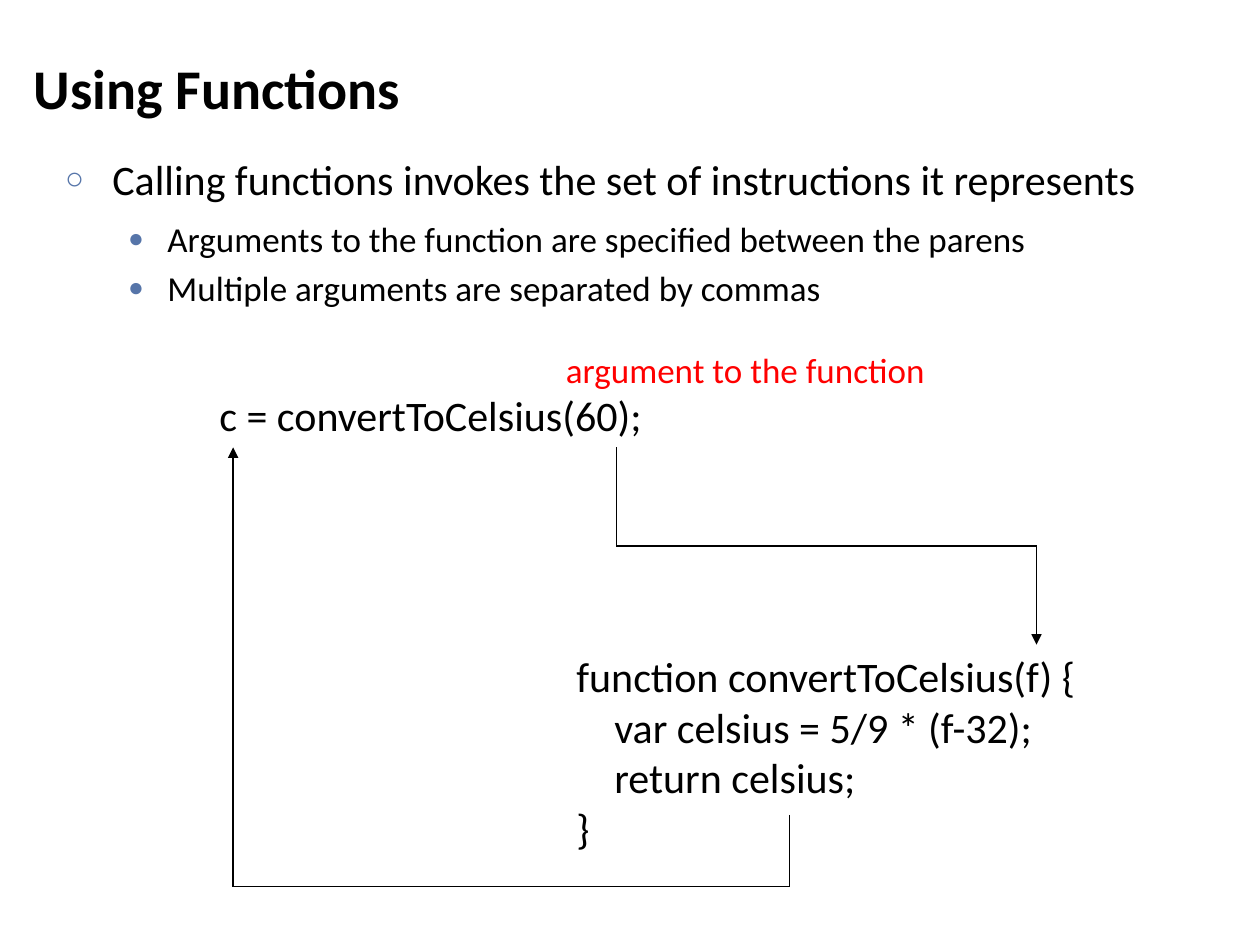
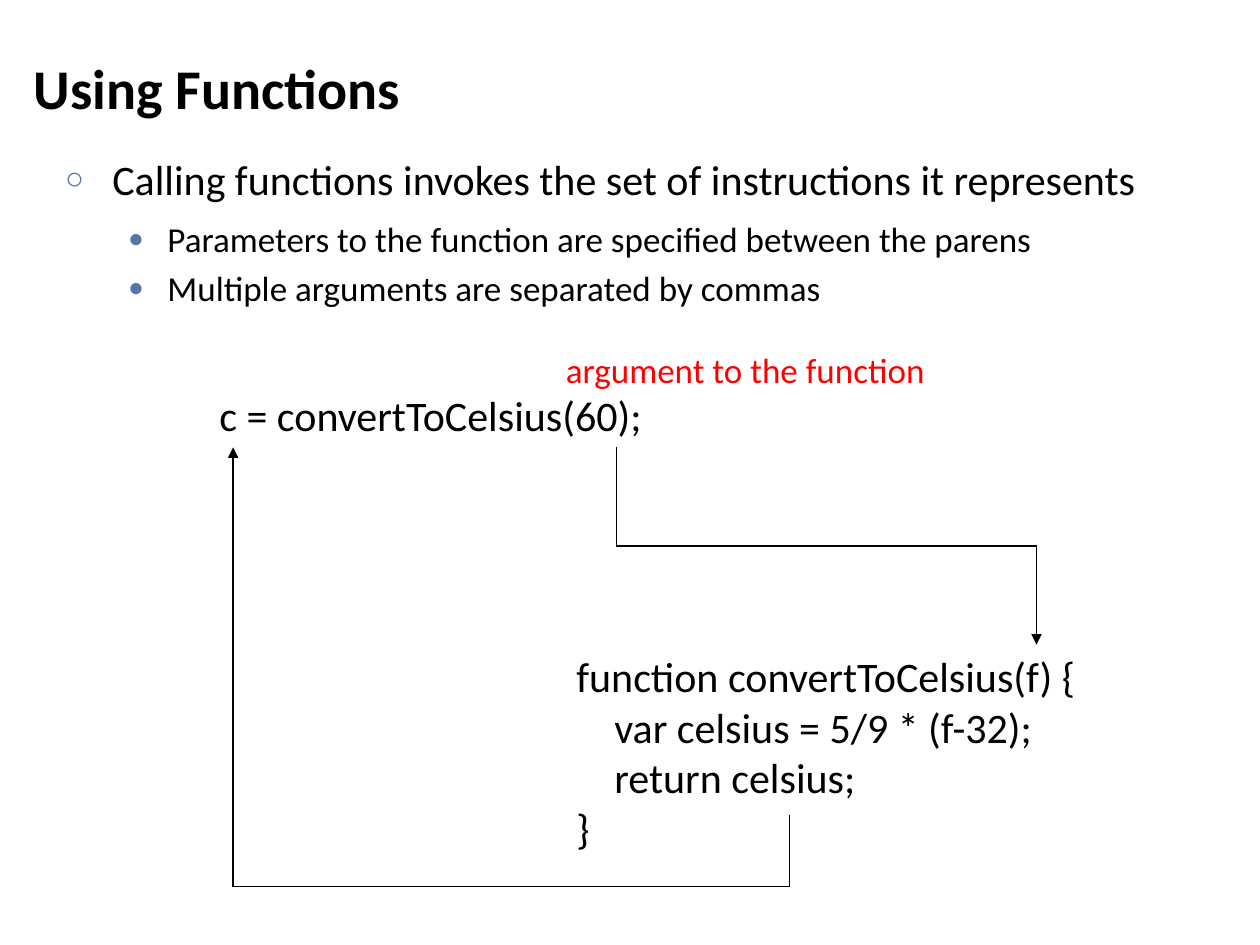
Before and after one commit to lintool/UMD-courses, a slide deck: slide 6 of slides/session05.pptx. Drawn at 1260x945 pixels with LibreOffice and Linux fonts; fonts in the diff are those of the drawing. Boxes give left, top, right and bottom in pixels: in the first picture for what was removed or moved away, otherwise in the second. Text is boxed around its words. In the diff, an @@ line names an element or a change of style, - is before the commit and + after.

```diff
--- a/slides/session05.pptx
+++ b/slides/session05.pptx
@@ text at [167, 227, 1030, 258]: text changed @@
-  ● Arguments to the function are specified between the parens
+  ● Parameters to the function are specified between the parens
```
Also in this commit, not shown: 1 other slide changed, 1 other file.
